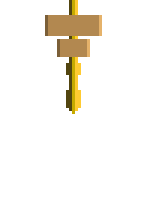
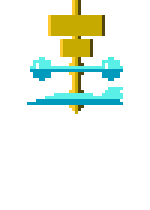
The second 150 x 210 image is a revision of the first. Changes to its layers:
showed "风力", painted on it over [30, 57, 123, 81]
showed "风向", painted on it over [27, 15, 123, 105]
painted on "图层 1" over [45, 0, 105, 114]
